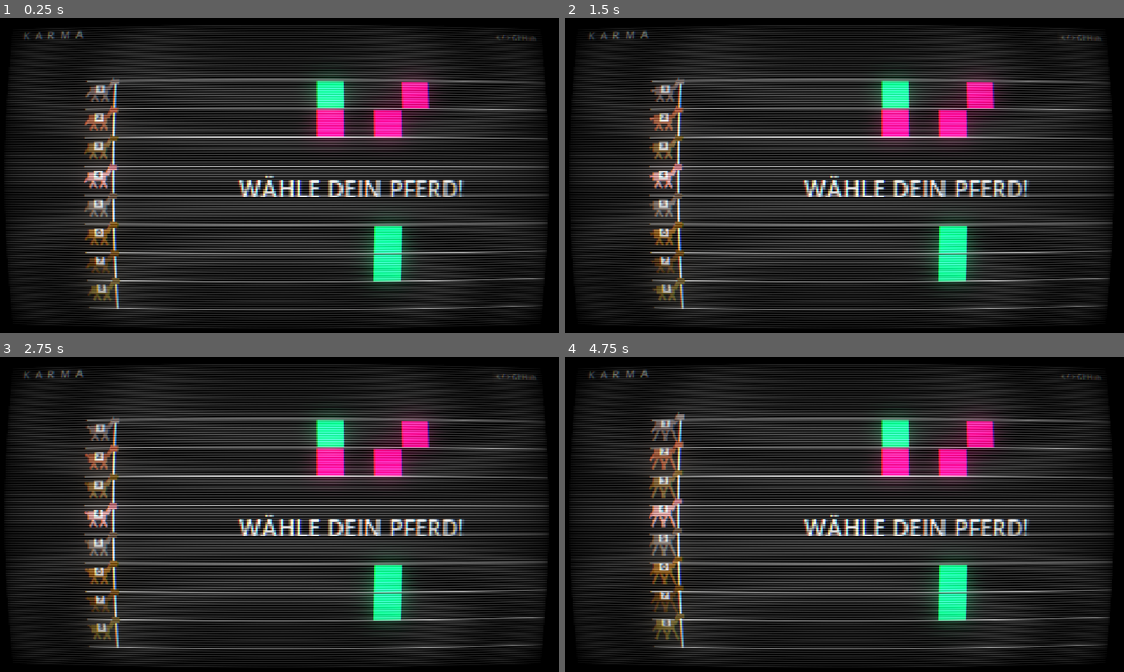
Above: before the commit, frames 1-4 (two rows, left to right).
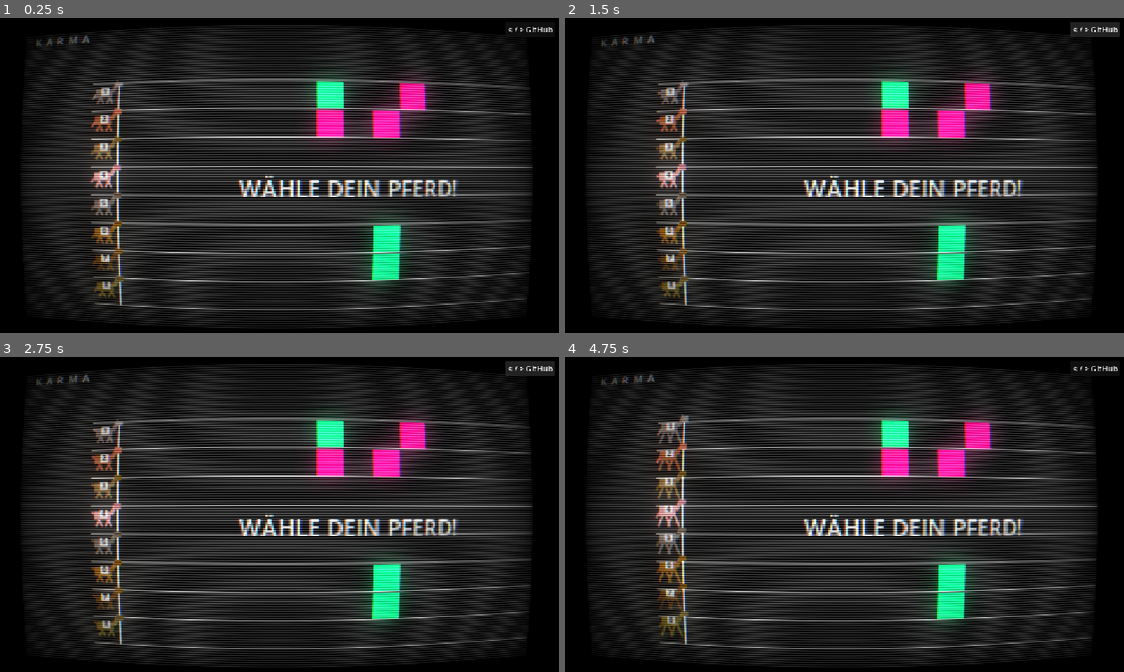
Above: after the commit, the same moments.

Repository: ammul/cyber-derby
Game: Godot game, scene res://RaceTrack.tscn
Two runs of this game, one before a commit and one after it. Both use one fixed random seed, a clock stepped at 60 frames per second and the inputs below.
Inputs (mouse positions are in pixels of both pictures, inside the frame that each line leads up to):
- Up to frame 1 (0.25 s): no input
- Up to frame 2 (1.5 s): click "< / > GitHub" at 0.5 s; click "< / > GitHub" at 1.25 s
- Up to frame 3 (2.75 s): click "< / > GitHub" at 2 s
- Up to frame 4 (4.75 s): tap Enter at 2.75 s; move the mouse to (967, 498) at 2.77 s; hold Shift 2.78-3.5 s; click (967, 498) at 2.92 s; drag from (727, 530) to (810, 577) at 3.52 s; move the mouse to (900, 445) at 4.27 s; tap Ctrl at 4.35 s; click (900, 445) at 4.42 s

The runs differ from the first frame. In frame 1, 39% of the frame differs, in the area x 1-99%, y 2-99%; in frame 2, 39%; in frame 3, 39%, in the area x 1-100%, y 1-99%; in frame 4, 39%.

Commit message:
fix: aspect-correct CRT barrel distortion, move GitHub button above CRT layer
CRT: compute r2 in pixel space (aspect * centered.x, centered.y) so the
barrel distortion is radially symmetric on screen, not squashed/skewed by
the 16:9 UV coordinate stretch.

GitHub button: was on HUD CanvasLayer 1, rendered through the CRT post-process
whose vignette darkened the top-right corner to near-black. Moved to a
dedicated CanvasLayer(11) created from RaceTrack._ready() so it renders above
the CRT filter and is always visible.

Co-Authored-By: Claude Sonnet 4.6 <noreply@anthropic.com>

Diff:
--- a/RaceTrack.gd
+++ b/RaceTrack.gd
@@ -24,6 +24,26 @@
 	_generate_track()
 	for horse in get_tree().get_nodes_in_group(GameConfig.GROUP_HORSES):
 		horse.horse_finished.connect(_on_horse_finished)
+	_setup_github_button()
+
+
+func _setup_github_button() -> void:
+	var canvas := CanvasLayer.new()
+	canvas.layer = 11  # above CRT filter (layer 10) so it's not vignette-darkened
+	add_child(canvas)
+	var btn := Button.new()
+	btn.text = "< / > GitHub"
+	btn.anchor_left = 1.0
+	btn.anchor_right = 1.0
+	btn.anchor_top = 0.0
+	btn.anchor_bottom = 0.0
+	btn.offset_left = -110.0
+	btn.offset_right = -8.0
+	btn.offset_top = 8.0
+	btn.offset_bottom = 34.0
+	btn.mouse_default_cursor_shape = Control.CURSOR_POINTING_HAND
+	btn.pressed.connect(func() -> void: OS.shell_open("https://github.com/ammul/cyber-derby"))
+	canvas.add_child(btn)
 
 
 func _generate_track() -> void:
--- a/RaceTrack.tscn
+++ b/RaceTrack.tscn
@@ -30,7 +30,11 @@
     // 1. Bildschirmkrümmung (Fisheye-Effekt)
     // Wir berechnen die Verschiebung basierend auf der Entfernung zur Mitte
     vec2 centered_uv = uv * 2.0 - 1.0;
-    float r2 = dot(centered_uv, centered_uv);
+    // Compute radial distance in pixel space so the barrel is circular, not elliptical.
+    // SCREEN_PIXEL_SIZE = vec2(1/w, 1/h), so y/x = w/h = aspect ratio.
+    float aspect = SCREEN_PIXEL_SIZE.y / SCREEN_PIXEL_SIZE.x;
+    vec2 pixel_cc = vec2(centered_uv.x * aspect, centered_uv.y);
+    float r2 = dot(pixel_cc, pixel_cc);
     vec2 offset = centered_uv * r2 * curvature;
     uv += offset;
 
--- a/hud.gd
+++ b/hud.gd
@@ -14,23 +14,6 @@
 	win_overlay.hide()
 	countdown_label.show()
 	countdown_label.text = "WÄHLE DEIN PFERD!"
-	_add_github_button()
-
-
-func _add_github_button() -> void:
-	var btn := Button.new()
-	btn.text = "< / > GitHub"
-	btn.anchor_left = 1.0
-	btn.anchor_right = 1.0
-	btn.anchor_top = 0.0
-	btn.anchor_bottom = 0.0
-	btn.offset_left = -110.0
-	btn.offset_right = -8.0
-	btn.offset_top = 8.0
-	btn.offset_bottom = 34.0
-	btn.mouse_default_cursor_shape = Control.CURSOR_POINTING_HAND
-	btn.pressed.connect(func() -> void: OS.shell_open("https://github.com/ammul/cyber-derby"))
-	add_child(btn)
 
 
 func _on_selection_done() -> void:
